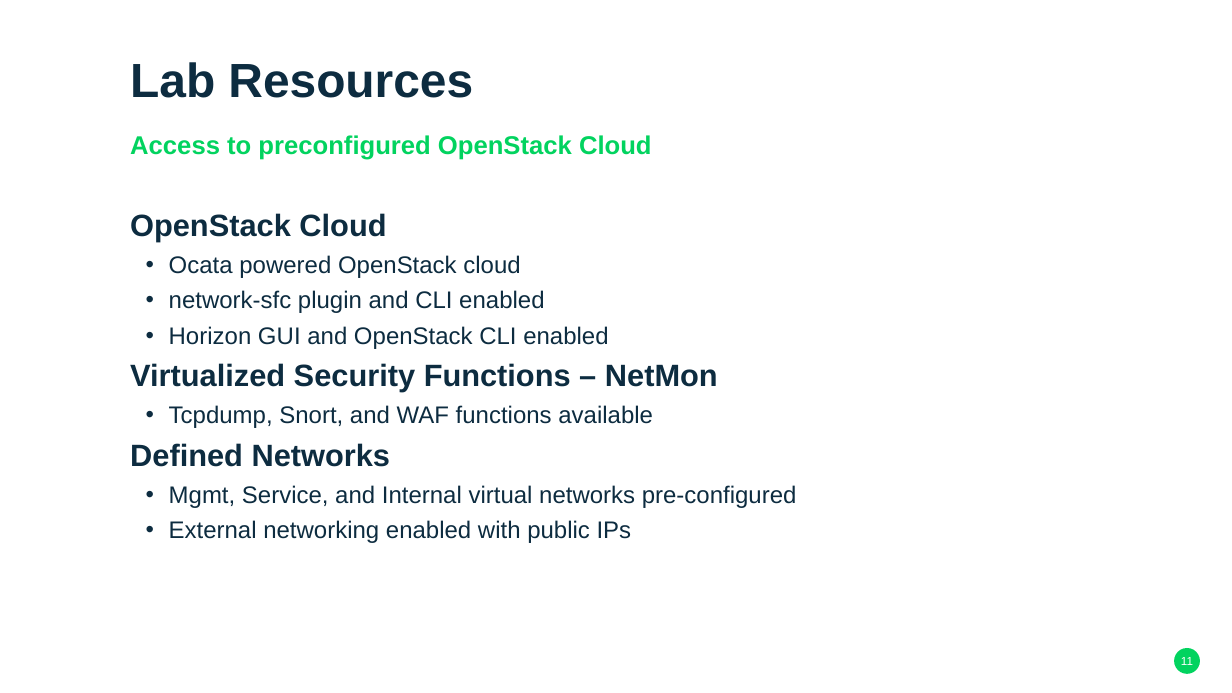
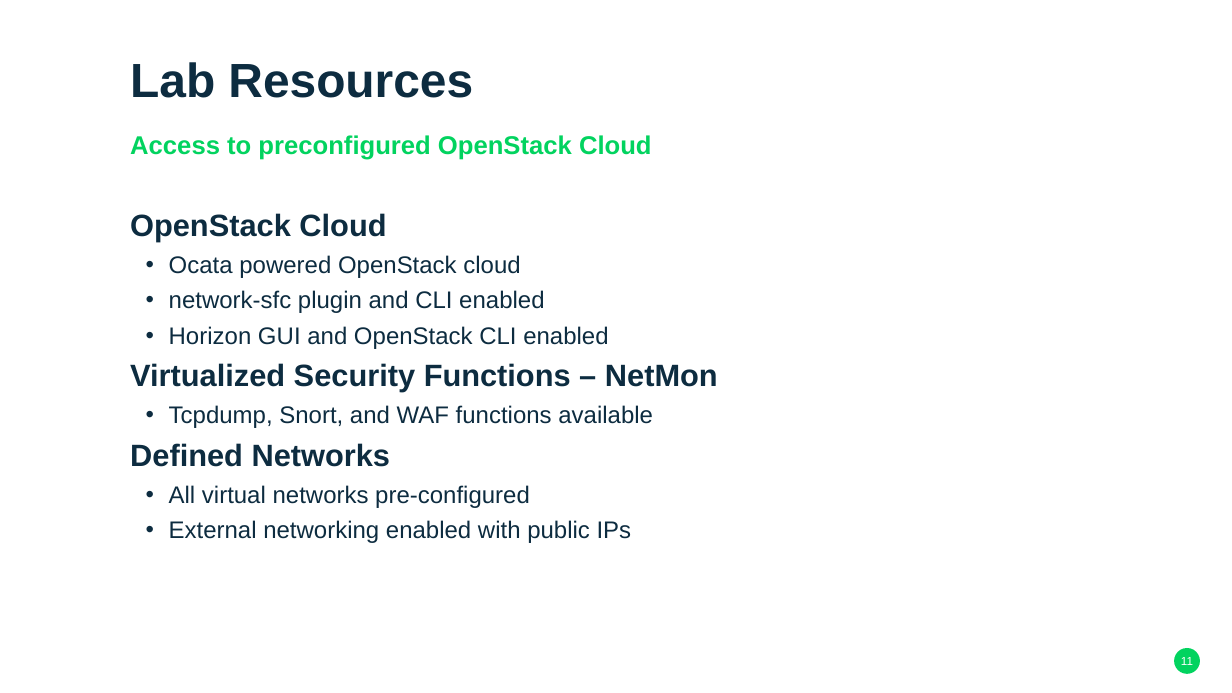
Before and after one commit to OpenStackSanDiego/SecurityServiceChains, a slide deck: slide 11 of Virtualized Security Functions - SUSE Format.pptx. Drawn at 1232x693 pixels with LibreOffice and Linux fonts; fonts in the diff are those of the drawing; background and template pictures are left out. Boxes give left, top, right and bottom in pixels: in the first picture for what was removed or moved away, otherwise in the second. Text is boxed around its words. In the diff, an @@ line names an element or a change of style, - is before the commit and + after.

```diff
--- a/Virtualized Security Functions - SUSE Format.pptx
+++ b/Virtualized Security Functions - SUSE Format.pptx
@@ text at box(169, 485, 530, 508): text changed @@
-  • Mgmt, Service, and Internal virtual networks pre-configured
+  • All virtual networks pre-configured
```
Also in this commit, not shown: 3 other slides changed.
